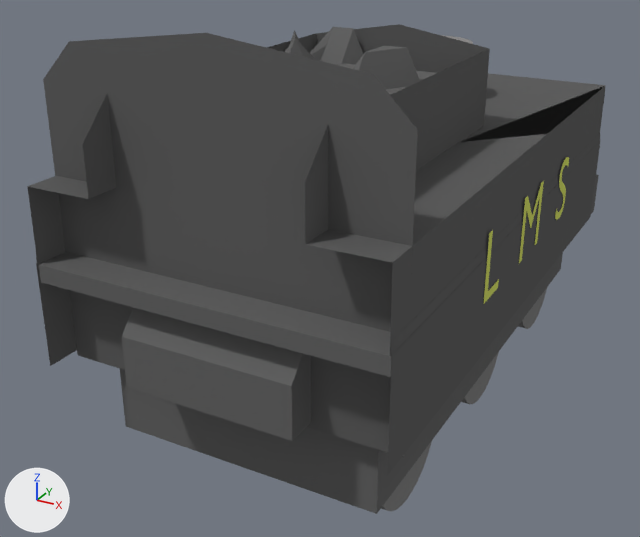
The Blender file trains/Locomotives/lms-ivatt-4f-tender.blend, before and after one commit.
The view is the same before and after, from a 50 mm camera at (2.32, -7.18, 3.27) aimed at (-0.27, -2.48, 0.92). Every picture has the same lights, and +X, +Y and +Z are marked at lower left.
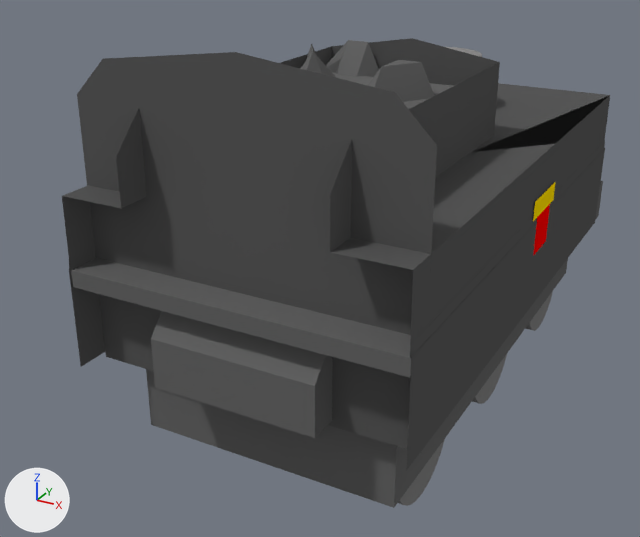
Where the change shows, as pixel boxes (x1, y1, x2, y2) in the pictures (640 x 537 px):
'Plane.003', moved
    before: (43, 33, 418, 457)
    after: (77, 52, 437, 454)
'Plane.016', moved
    before: (27, 24, 606, 389)
    after: (62, 38, 610, 388)
'Plane.046', moved
    before: (387, 141, 600, 476)
    after: (406, 149, 605, 471)
'Plane.001', moved
    before: (120, 253, 563, 514)
    after: (146, 259, 568, 508)
'Plane.002', moved
    before: (122, 308, 311, 441)
    after: (151, 311, 333, 438)
'Plane', moved
    before: (39, 252, 392, 377)
    after: (71, 258, 412, 378)
'Plane.028', moved
    before: (285, 27, 436, 95)
    after: (300, 40, 453, 109)
'Plane.026', moved
    before: (36, 263, 77, 366)
    after: (69, 270, 105, 367)
'Cylinder.005', moved
    before: (381, 441, 432, 511)
    after: (398, 439, 445, 506)
'Text', hidden (yellow)
    before: (484, 157, 569, 303)
'Cylinder.008', moved
    before: (461, 352, 499, 404)
    after: (472, 354, 507, 404)
'Cylinder.011', moved
    before: (518, 288, 547, 329)
    after: (525, 291, 553, 331)
'Plane_001', added (red)
    after: (533, 204, 550, 256)
'Plane_002', added
    after: (533, 181, 556, 221)
'Cylinder', moved
    before: (441, 35, 473, 44)
    after: (446, 47, 482, 57)
'Plane.004', moved
    before: (591, 174, 599, 214)
    after: (595, 181, 603, 220)

Patch to the scene script:
```diff
--- a/trains/Locomotives/lms-ivatt-4f-tender.blend.py
+++ b/trains/Locomotives/lms-ivatt-4f-tender.blend.py
@@ me_plane_009_mesh @@
+me_plane_009_mesh.from_pydata([(-0.641, -0.615, 0.0), (-0.641, -1.071, 0.0), (-0.769, -1.071, 0.0), (-0.769, -0.615, 0.0)], [], [(0, 3, 2, 1)])
+me_plane_009_mesh.materials.append(mat_logo_gold)  # yellow #ffde00
@@ me_plane_005_mesh @@
+me_plane_005_mesh.from_pydata([(-0.641, -0.717, 0.0), (-0.641, -1.0, 0.0), (-0.9, -1.0, 0.0), (-0.9, -0.717, 0.0)], [], [(0, 3, 2, 1)])
+me_plane_005_mesh.materials.append(mat_logo_red)  # red #ff0000
@@ ob_text @@
 ob_text = bpy.data.objects.new('Text', txt_text)
-ob_text.location = (1.017, -3.047, 1.18)
+ob_text.location = (1.017, -2.827, 1.063)
 ob_text.rotation_euler = (1.571, 0.0, 1.571)  # degrees (90, 0, 90)
 ob_text.scale = (0.6, 0.6, 0.6)
+ob_text.hide_set(True)
@@ ob_cylinder @@
 ob_cylinder = bpy.data.objects.new('Cylinder', me_cylinder)
-ob_cylinder.location = (-0.039, -1.339, 1.94)
+ob_cylinder.location = (-0.039, -1.119, 1.824)
 ob_cylinder.scale = (0.3, 0.3, 0.3)
@@ ob_plane_026 @@
 ob_plane_026 = bpy.data.objects.new('Plane.026', me_plane_097)
-ob_plane_026.location = (0.004, -3.169, 0.002)
+ob_plane_026.location = (0.004, -2.949, -0.115)
 ob_plane_026.rotation_euler = (1.571, 0.0, 1.571)  # degrees (90, 0, 90)
@@ ob_plane_007 @@
 ob_plane_007 = bpy.data.objects.new('Plane.007', me_plane_016)
-ob_plane_007.location = (0.004, -3.169, -0.244)
+ob_plane_007.location = (0.004, -2.949, -0.361)
 ob_plane_007.rotation_euler = (0.0, 0.0, -18.85)  # degrees (0, 0, 360)
@@ ob_plane_003 @@
 ob_plane_003 = bpy.data.objects.new('Plane.003', me_plane_008)
-ob_plane_003.location = (0.004, -1.469, 0.002)
+ob_plane_003.location = (0.004, -1.249, -0.115)
 ob_plane_003.rotation_euler = (0.0, 0.0, -18.85)  # degrees (0, 0, 360)
@@ ob_cylinder_008 @@
 ob_cylinder_008 = bpy.data.objects.new('Cylinder.008', me_cylinder_002)
-ob_cylinder_008.location = (0.204, -2.369, 0.002)
+ob_cylinder_008.location = (0.204, -2.149, -0.115)
 ob_cylinder_008.rotation_euler = (1.571, 0.0, 1.571)  # degrees (90, 0, 90)
@@ ob_plane_028 @@
 ob_plane_028 = bpy.data.objects.new('Plane.028', me_plane_074)
-ob_plane_028.location = (0.004, -3.109, -0.161)
+ob_plane_028.location = (0.004, -2.89, -0.278)
 ob_plane_028.rotation_euler = (0.0, 0.0, -15.71)  # degrees (0, 0, 180)
@@ ob_cylinder_005 @@
 ob_cylinder_005 = bpy.data.objects.new('Cylinder.005', me_cylinder_012)
-ob_cylinder_005.location = (0.204, -1.869, 0.002)
+ob_cylinder_005.location = (0.204, -1.649, -0.115)
 ob_cylinder_005.rotation_euler = (1.571, 0.0, 1.571)  # degrees (90, 0, 90)
@@ ob_plane_046 @@
 ob_plane_046 = bpy.data.objects.new('Plane.046', me_plane_060)
-ob_plane_046.location = (0.004, -3.169, 0.002)
+ob_plane_046.location = (0.004, -2.949, -0.115)
 ob_plane_046.rotation_euler = (1.571, 0.0, 1.571)  # degrees (90, 0, 90)
@@ ob_plane_016 @@
 ob_plane_016 = bpy.data.objects.new('Plane.016', me_plane_037)
-ob_plane_016.location = (0.004, -3.169, -0.224)
+ob_plane_016.location = (0.004, -2.949, -0.34)
 ob_plane_016.rotation_euler = (0.0, 0.0, -18.85)  # degrees (0, 0, 360)
@@ ob_plane_004 @@
 ob_plane_004 = bpy.data.objects.new('Plane.004', me_plane_004)
-ob_plane_004.location = (0.004, -3.169, 0.002)
+ob_plane_004.location = (0.004, -2.949, -0.115)
 ob_plane_004.rotation_euler = (0.0, 0.0, -18.85)  # degrees (0, 0, 360)
@@ ob_plane_001 @@
 ob_plane_001 = bpy.data.objects.new('Plane.001', me_plane_001)
-ob_plane_001.location = (0.004, -3.169, 0.002)
+ob_plane_001.location = (0.004, -2.949, -0.115)
 ob_plane_001.rotation_euler = (0.0, 0.0, -18.85)  # degrees (0, 0, 360)
@@ ob_cylinder_011 @@
 ob_cylinder_011 = bpy.data.objects.new('Cylinder.011', me_cylinder_017)
-ob_cylinder_011.location = (0.204, -2.869, 0.002)
+ob_cylinder_011.location = (0.204, -2.649, -0.115)
 ob_cylinder_011.rotation_euler = (1.571, 0.0, 1.571)  # degrees (90, 0, 90)
@@ ob_plane @@
 ob_plane = bpy.data.objects.new('Plane', me_plane)
-ob_plane.location = (0.004, -3.169, 0.002)
+ob_plane.location = (0.004, -2.949, -0.115)
 ob_plane.rotation_euler = (0.0, 0.0, -18.85)  # degrees (0, 0, 360)
@@ ob_plane_002 @@
 ob_plane_002 = bpy.data.objects.new('Plane.002', me_plane_002)
-ob_plane_002.location = (0.004, -3.169, 0.002)
+ob_plane_002.location = (0.004, -2.949, -0.115)
 ob_plane_002.rotation_euler = (0.0, 0.0, -18.85)  # degrees (0, 0, 360)
@@ ob_plane_002_1 @@
+ob_plane_002_1 = bpy.data.objects.new('Plane_002', me_plane_009_mesh)
+ob_plane_002_1.location = (1.012, -1.057, 0.721)
+ob_plane_002_1.rotation_euler = (0.0, 1.571, 0.0)  # degrees (0, 90, 0)
@@ ob_plane_001_1 @@
+ob_plane_001_1 = bpy.data.objects.new('Plane_001', me_plane_005_mesh)
+ob_plane_001_1.location = (1.012, -1.039, 0.464)
+ob_plane_001_1.rotation_euler = (0.0, 1.571, 0.0)  # degrees (0, 90, 0)
```
